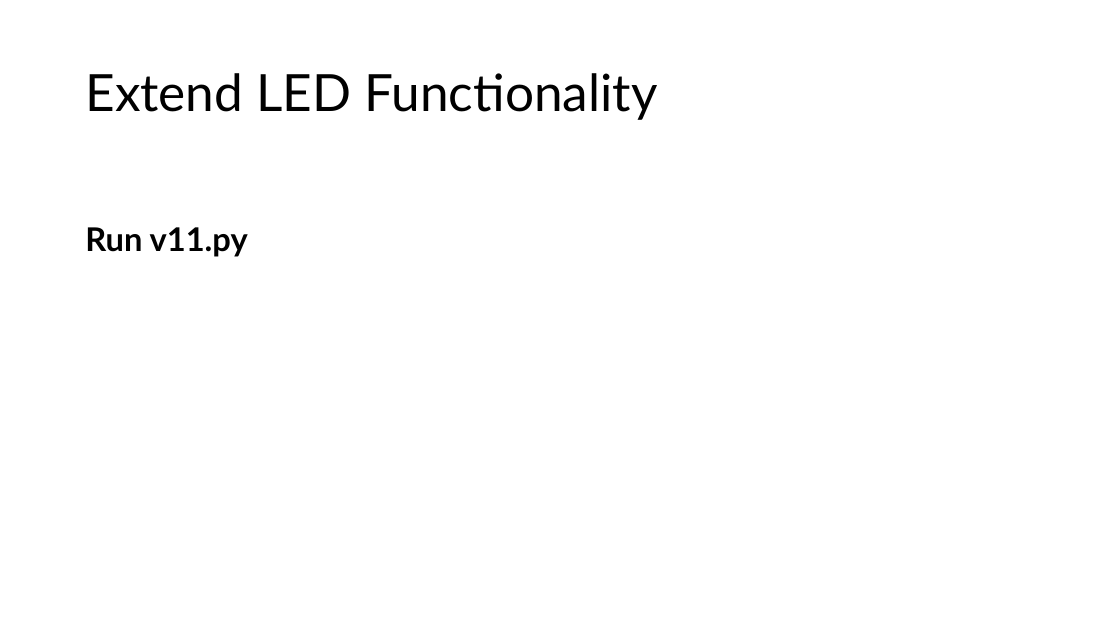
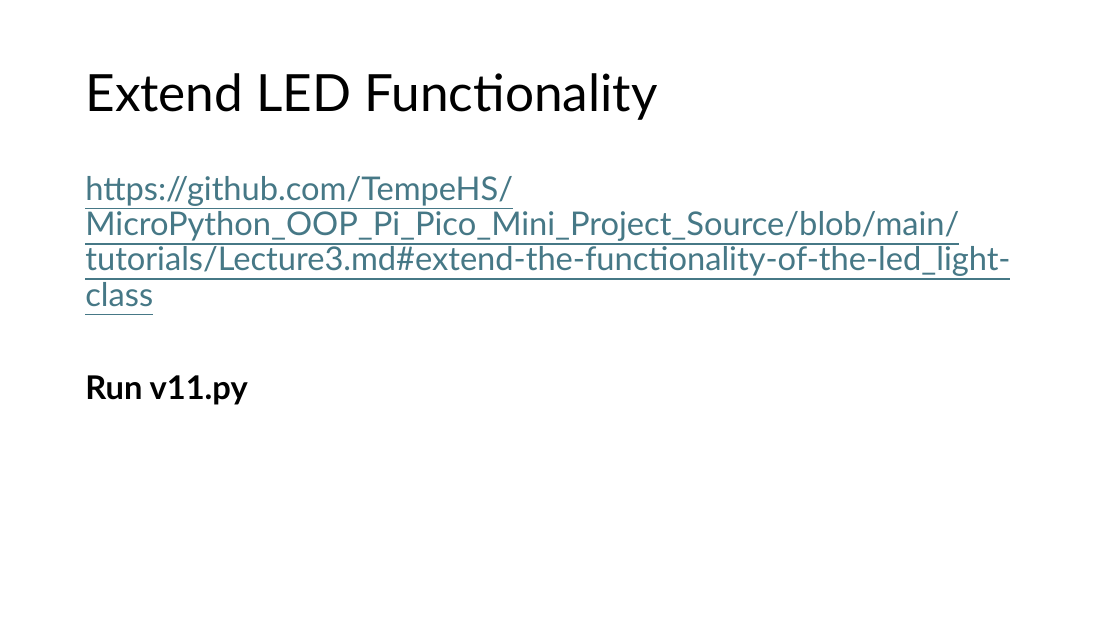
Before and after one commit to TempeHS/MicroPython_OOP_Pi_Pico_Mini_Project_Source, a slide deck: slide 7 of tutorials/presentations/Lecture3.pptx. Drawn at 1120x630 pixels with LibreOffice and Linux fonts; fonts in the diff are those of the drawing. Boxes give left, top, right and bottom in pixels: in the first picture for what was removed or moved away, otherwise in the second. Text is boxed around its words. In the diff, an @@ line names an element or a change of style, - is before the commit and + after.

```diff
--- a/tutorials/presentations/Lecture3.pptx
+++ b/tutorials/presentations/Lecture3.pptx
@@ text at box(85, 176, 1010, 307): paragraph added @@
+https://github.com/TempeHS/MicroPython_OOP_Pi_Pico_Mini_Project_Source/blob/main/tutorials/Lecture3.md#extend-the-functionality-of-the-led_light-class
```
Also in this commit, not shown: 1 slide added.
